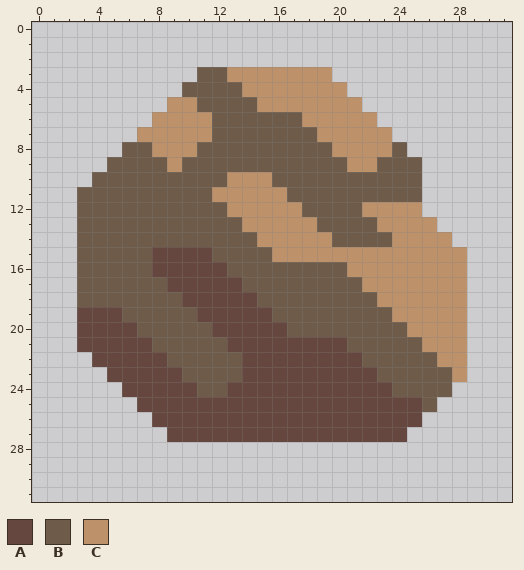
Pixel-art sprite -- sprites/items/polonium.png. Above, as it was before the edit.
The file is 32x32 pixels.
Palette (. is transparent): A #65473f  B #6e5b49  C #bd916a
Pixels before, first column x 3:
 3 ........BBCCCCCCC.........
 4 .......BBBBCCCCCCC........
 5 ......CCBBBBCCCCCCC.......
 6 .....CCCCBBBBBBCCCCC......
 7 ....CCCCCBBBBBBBCCCCC.....
 8 ...BBCCCBBBBBBBBBCCCCB....
 9 ..BBBBCBBBBBBBBBBBCCBBB...
10 .BBBBBBBBBCCCBBBBBBBBBB...
11 BBBBBBBBBCCCCCBBBBBBBBB...
12 BBBBBBBBBBCCCCCBBBBCCCC...
13 BBBBBBBBBBBCCCCCBBBBCCCC..
14 BBBBBBBBBBBBCCCCCBBBBCCCC.
15 BBBBBAAAABBBBCCCCCCCCCCCCC
16 BBBBBAAAAABBBBBBBBCCCCCCCC
17 BBBBBBAAAAABBBBBBBBCCCCCCC
18 BBBBBBBAAAAABBBBBBBBCCCCCC
19 AAABBBBBAAAAABBBBBBBBCCCCC
20 AAAABBBBBAAAAABBBBBBBBCCCC
21 AAAAABBBBBAAAAAAAABBBBBCCC
22 .AAAAABBBBBAAAAAAAABBBBBCC
23 ..AAAAABBBBAAAAAAAAABBBBBC
24 ...AAAAABBAAAAAAAAAAABBBB.
25 ....AAAAAAAAAAAAAAAAAAAB..
26 .....AAAAAAAAAAAAAAAAAA...
27 ......AAAAAAAAAAAAAAAA....
And afterwards:
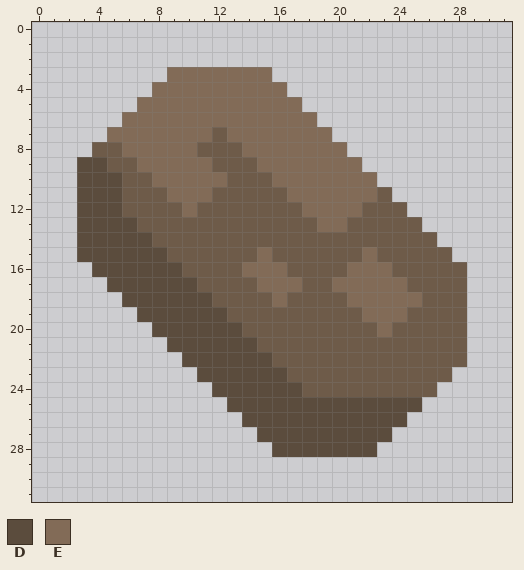
Colours new in this view: D #5b4c3d  E #826b57
The exact change:
Changed rows in their new state; - is an unchanged pixel.
first column x 3:
 3 ------EEEEEEE....---------
 4 -----EEEEEEEEE....--------
 5 ----EEEEEEEEEEE....-------
 6 ---EEEEEEEEEEEEE....------
 7 --EEEEEEE-EEEEEEE....-----
 8 -BBEEEEE---EEEEEEE....----
 9 DD--EEEEE---EEEEEEE....---
10 DDD--EEEEEBBBEEEEEEE...---
11 DDD---EEEBBBBBEEEEEE-..---
12 DDD----E--BBBBBEEEEBBB.---
13 DDDD-------BBBBBEE--BBB.--
14 DDDDD-------BBBBB----BBB.-
15 DDDDDDBBB---EBBBBBBEBBBBB.
16 .DDDDDDBBB-EEE----EEEBBBBB
17 ..DDDDDDBBB-EEE--EEEEEBBBB
18 ...DDDDDDBBB-E----EEEEEBBB
19 ....DDDDDDBBB------EEEBBBB
20 .....DDDDDDBBB------E-BBBB
21 ......DDDDDDBBBBBB-----BBB
22 -......DDDDDDBBBBBB-----BB
23 --......DDDDDDBBBBBB-----.
24 ---......DDDDDDBBBBBB---.-
25 ----......DDDDDDDDDDDDD.--
26 -----......DDDDDDDDDDD.---
27 ------......DDDDDDDDD.----
28 -------------DDDDDDD------
Changed places in both pictures, as pixel boxes (x1, y1, x2, y2):
changed: (77, 67, 467, 457)
